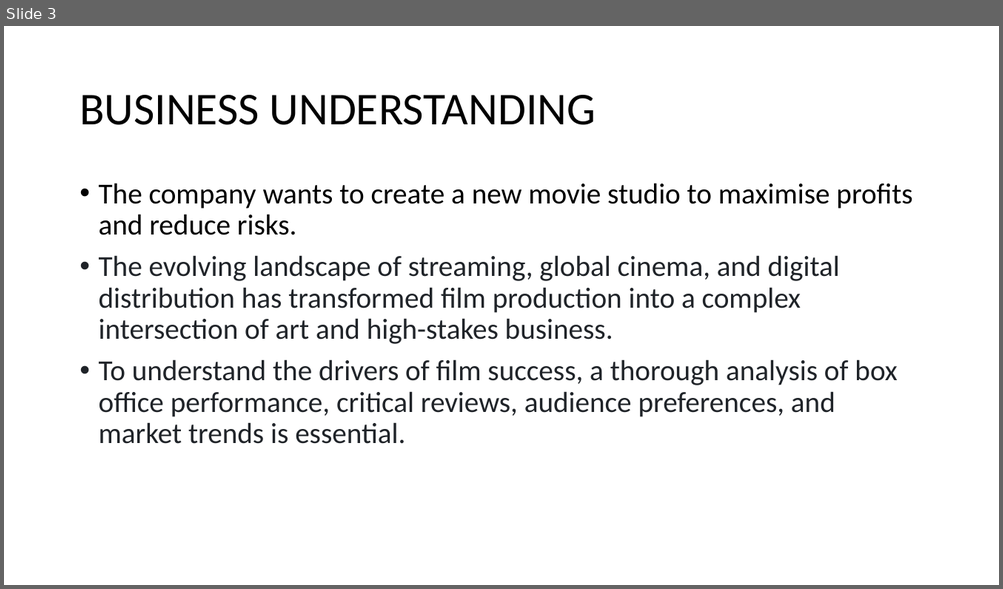
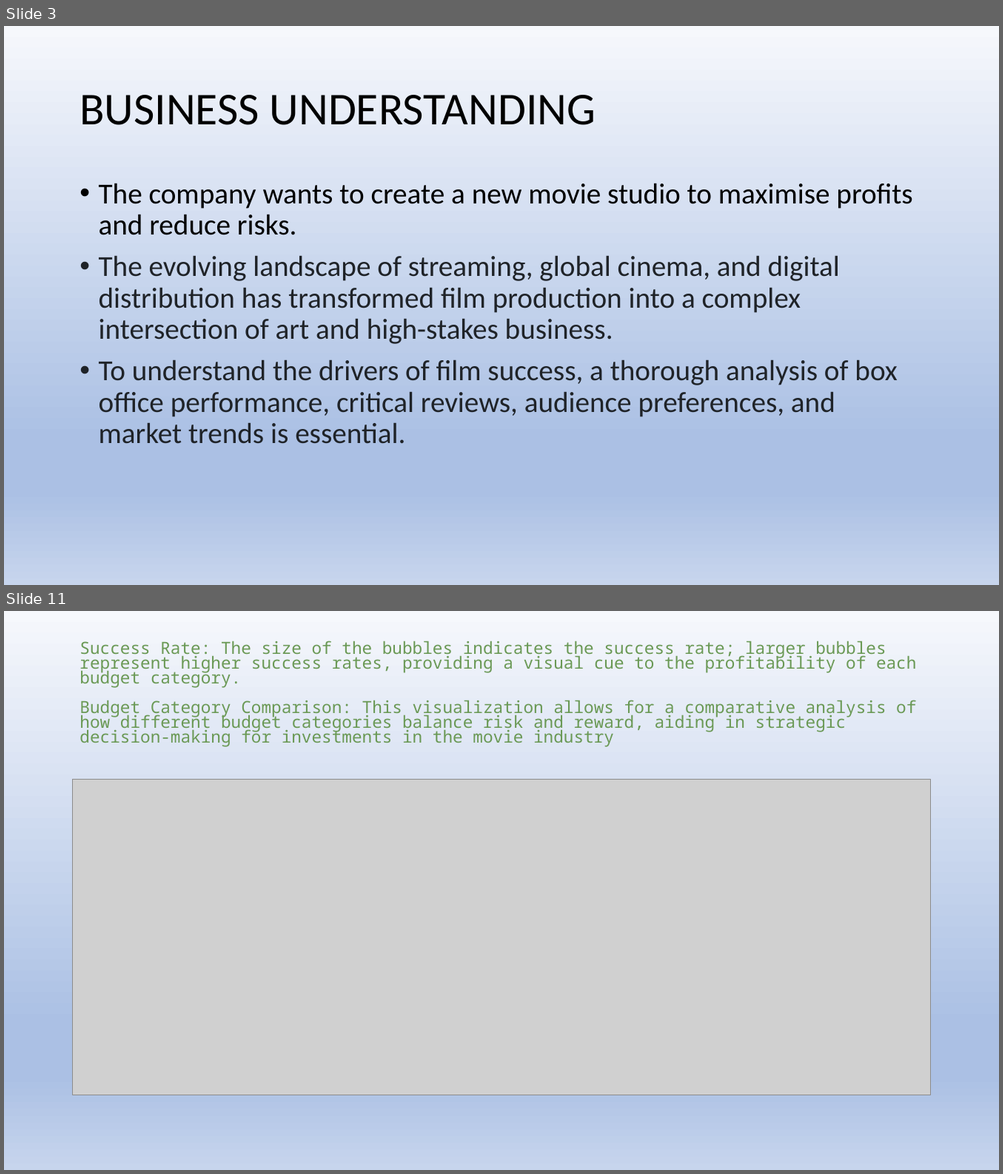
Before and after one commit to RomeC-137/Phase-G-2-Project, a slide deck: presentation.pdf.pptx. Shown one above the other, each under a label of ours: slide 3 before the commit, slides 3 and 11 after it; the slides between them are not shown. The pictures are 1003x589 and 1003x1174 pixels, drawn with LibreOffice and Linux fonts; fonts in the diff are those of the drawing; grey boxes stand for pictures. Boxes give left, top, right and bottom in pixels: in the first picture for what was removed or moved away, otherwise in the second. Text is boxed around its words. In the diff, an @@ line names an element or a change of style, - is before the commit and + after.

```diff
--- a/presentation.pdf.pptx
+++ b/presentation.pdf.pptx
@@ slide 11 added at <box>4,611,999,1170</box>, background gradient #F6F8FC to #ABC0E4 to #C7D5ED @@
@@ title added at <box>79,641,916,747</box>, 16.2 pt, text #6A9955 @@
+Success Rate: The size of the bubbles indicates the success rate; larger bubbles represent higher success rates, providing a visual cue to the profitability of each budget category.
+Budget Category Comparison: This visualization allows for a comparative analysis of how different budget categories balance risk and reward, aiding in strategic decision-making for investments in the movie industry
@@ picture added at <box>73,780,930,1096</box> @@
@@ slide 3 changed as well @@
@@ background #FFFFFF to gradient #F6F8FC to #ABC0E4 to #C7D5ED @@
```
Also in this commit, not shown: 2 other slides changed, 12 other slides added.
